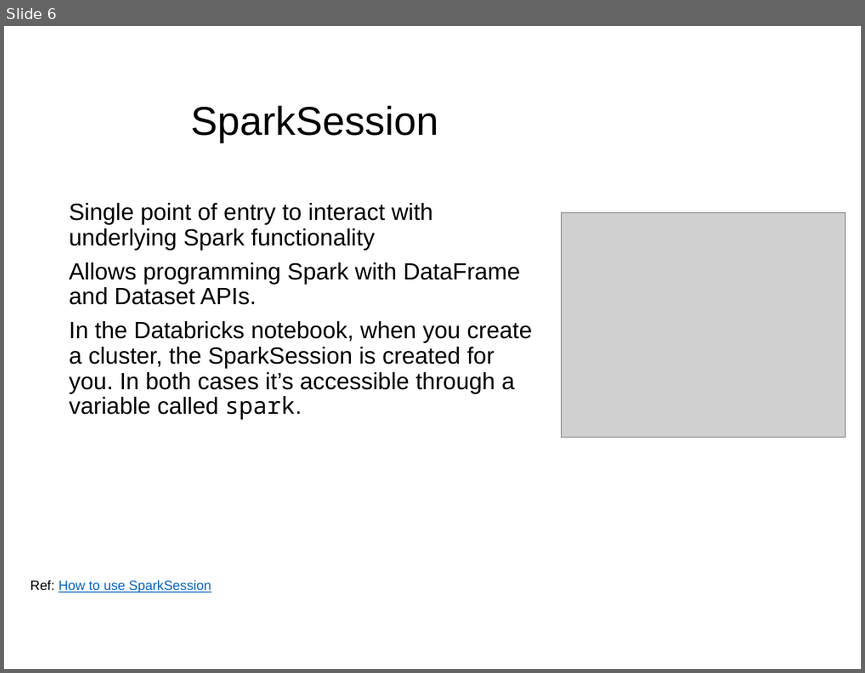
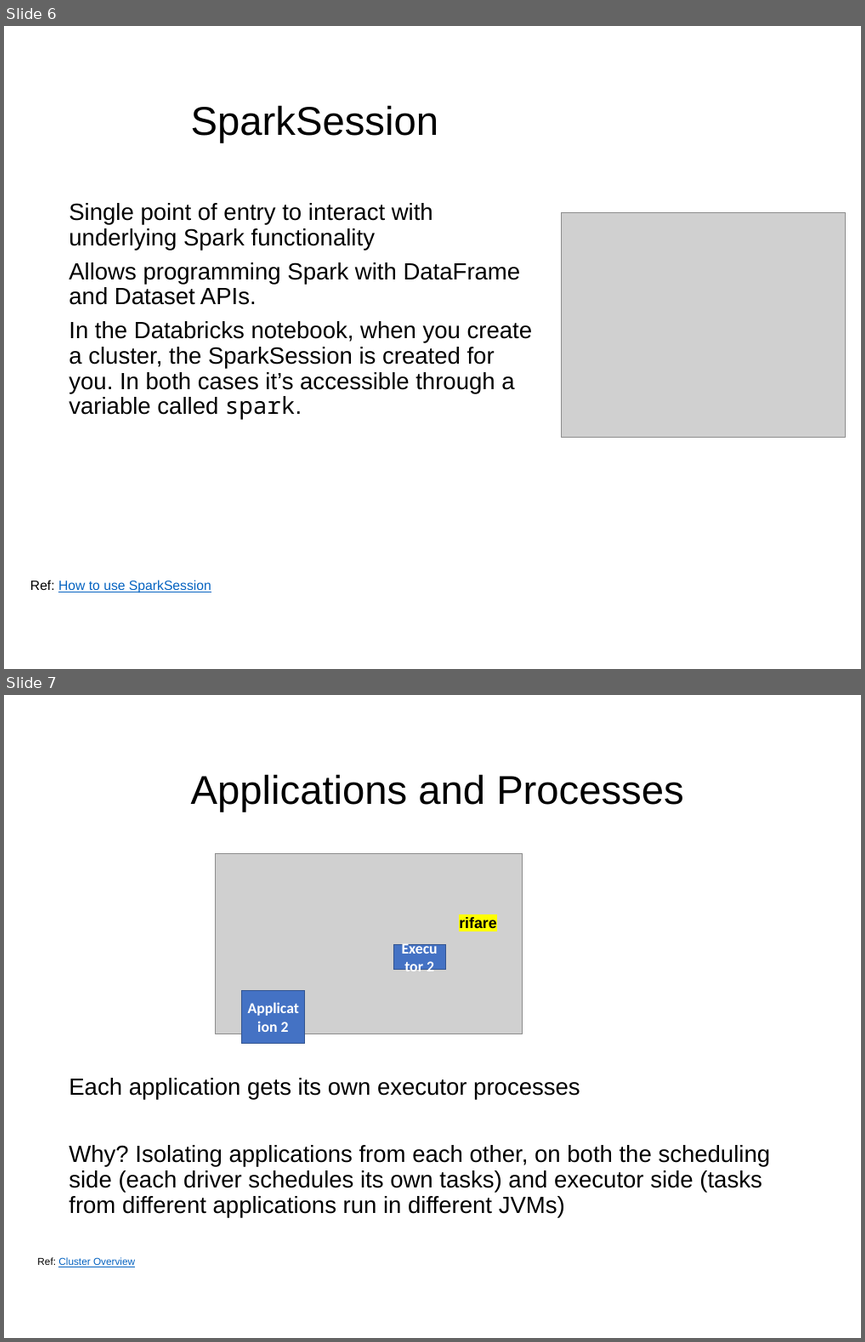
Before and after one commit to Marco-Santoni/databricks-from-scratch, a slide deck: training-spark/1_Spark.pptx. Shown one above the other, each under a label of ours: slide 6 before the commit, slides 6 and 7 after it. The pictures are 865x673 and 865x1342 pixels, drawn with LibreOffice and Linux fonts; fonts in the diff are those of the drawing; grey boxes stand for pictures; background and template pictures are left out. Boxes give left, top, right and bottom in pixels: in the first picture for what was removed or moved away, otherwise in the second. Text is boxed around its words. In the diff, an @@ line names an element or a change of style, - is before the commit and + after.

```diff
--- a/training-spark/1_Spark.pptx
+++ b/training-spark/1_Spark.pptx
@@ slide 7 added at (4, 695, 861, 1338), background #FFFFFF @@
@@ title added at (191, 774, 683, 812), 48 pt, text #000000 @@
+Applications and Processes
@@ picture added at (216, 853, 522, 1033) @@
@@ text added at (459, 917, 496, 928), 18 pt, text #000000, bold @@
+rifare
@@ rectangle added at (394, 945, 446, 970), fill #4472C4, outline #325491 1 pt, 18 pt, text #FFFFFF, bold @@
+Executor 2
@@ rectangle added at (241, 990, 304, 1043), fill #4472C4, outline #325491 1 pt, 18 pt, text #FFFFFF, bold @@
+Application 2
@@ text added at (69, 1077, 771, 1217), 28 pt, text #000000 @@
+Each application gets its own executor processes
+Why? Isolating applications from each other, on both the scheduling side (each driver schedules its own tasks) and executor side (tasks from different applications run in different JVMs)
@@ text added at (37, 1257, 135, 1267), 12 pt, text #0563C1, underline @@
+Ref: Cluster Overview
```
Also in this commit, not shown: 3 slides changed, 4 other slides added, 1 slide removed.
